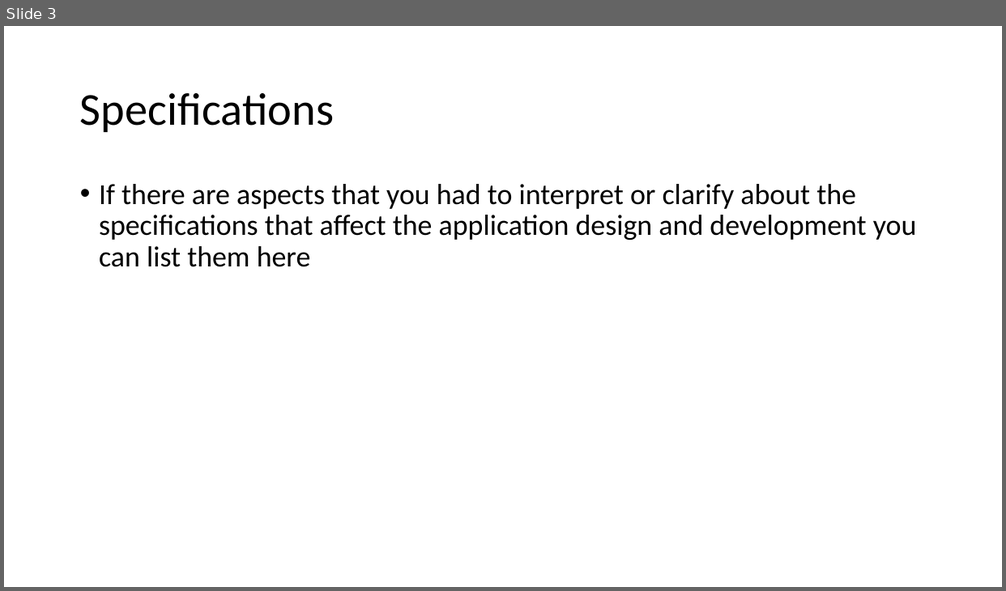
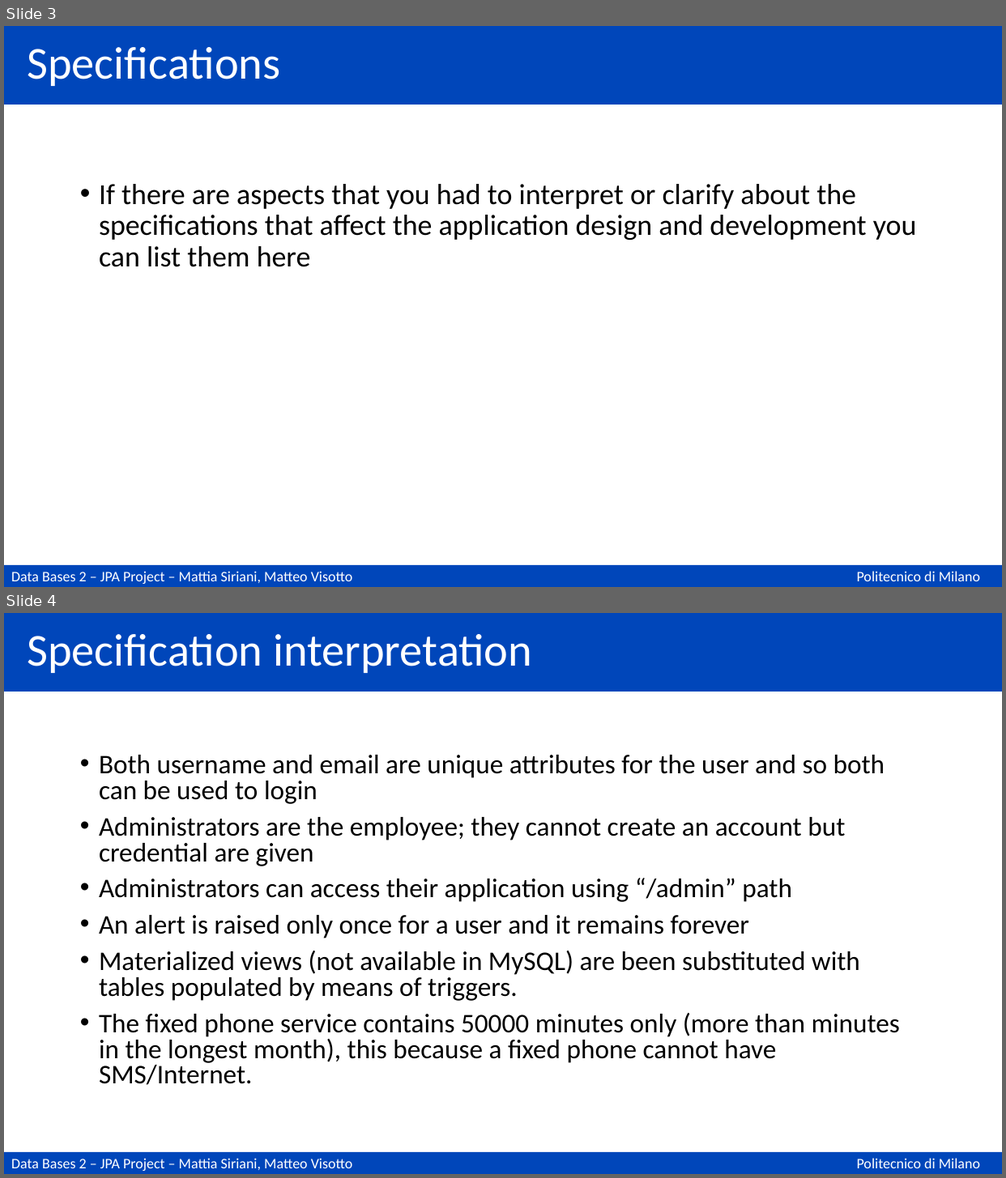
Before and after one commit to matteovisotto/DB2-SirianiVisotto, a slide deck: Documentation.pptx. Shown one above the other, each under a label of ours: slide 3 before the commit, slides 3 and 4 after it. The pictures are 1006x591 and 1006x1178 pixels, drawn with LibreOffice and Linux fonts; fonts in the diff are those of the drawing. Boxes give left, top, right and bottom in pixels: in the first picture for what was removed or moved away, otherwise in the second. Text is boxed around its words. In the diff, an @@ line names an element or a change of style, - is before the commit and + after.

```diff
--- a/Documentation.pptx
+++ b/Documentation.pptx
@@ slide 4 added at [4,613,1002,1174], background #FFFFFF; not listed: 3 template elements that a slide beside it also shows @@
@@ title added at [27,634,532,673], 44 pt, text #FFFFFF @@
+Specification interpretation
@@ text added at [99,755,900,1085], 25.9 pt, text #000000 @@
+• Both username and email are unique attributes for the user and so both can be used to login
+• Administrators are the employee; they cannot create an account but credential are given
+• Administrators can access their application using “/admin” path
+• An alert is raised only once for a user and it remains forever
+• Materialized views (not available in MySQL) are been substituted with tables populated by means of triggers.
+• The fixed phone service contains 50000 minutes only (more than minutes in the longest month), this because a fixed phone cannot have SMS/Internet.
@@ slide 3 changed as well @@
@@ rectangle added at [4,26,1002,105], fill #0046BA @@
@@ title "Specifications": place and size @@
-title "Specifications" at [80,93,334,132]
+title "Specifications" at [27,47,280,86]
@@ title "Specifications" at [27,47,280,86]: text colour #000000 to #FFFFFF @@
@@ rectangle added at [4,565,1002,587], fill #0046BA, 14 pt, text #FFFFFF @@
+Data Bases 2 – JPA Project – Mattia Siriani, Matteo Visotto
@@ text added at [857,571,980,582], 14 pt, text #FFFFFF @@
+Politecnico di Milano
```
Also in this commit, not shown: 83 other slides changed, 4 other slides added, 6 slides removed.
